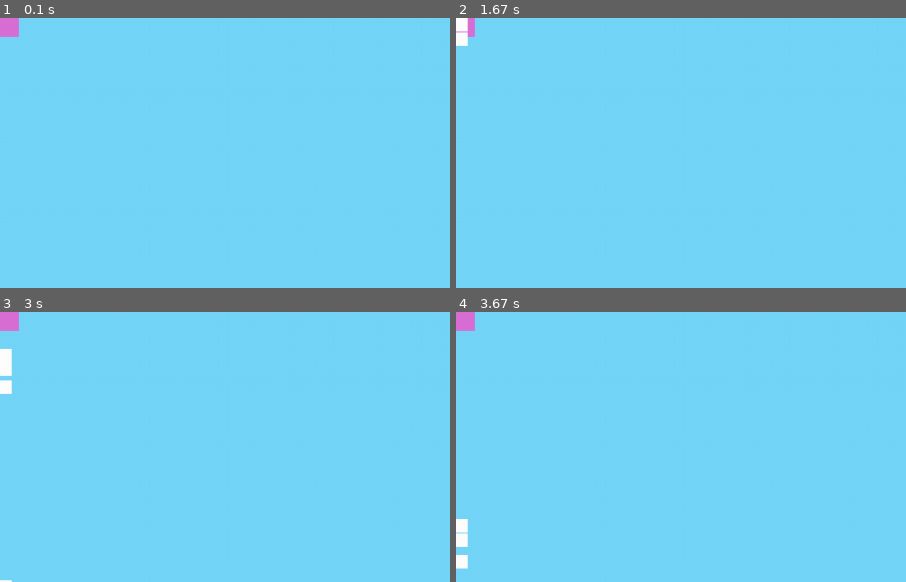
Above: before the commit, frames 1-4 (two rows, left to right).
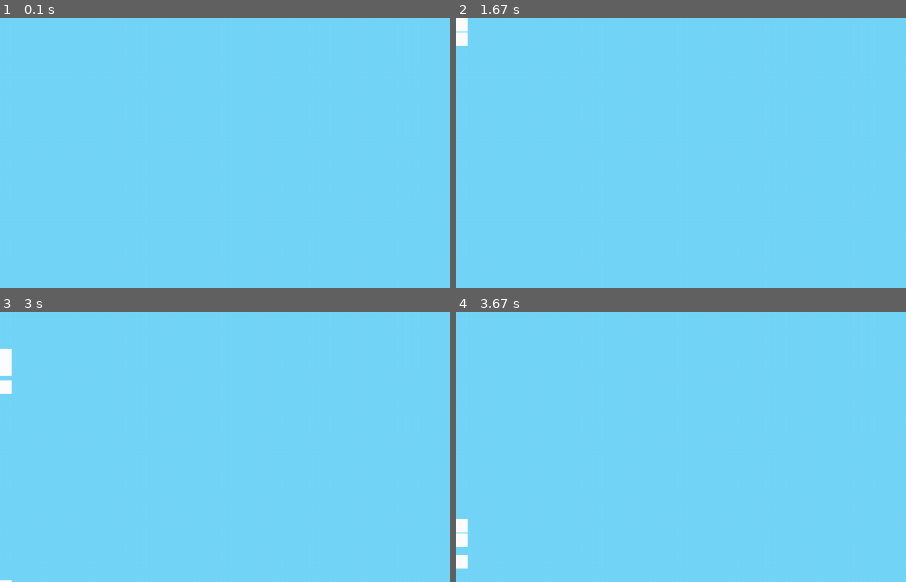
Above: after the commit, the same moments.

Repository: AchoDev/Lumina-Engine
Game: pygame game, started from test2.py
Two runs of this game, one before a commit and one after it. Both use one fixed random seed, a clock stepped at 60 frames per second and the inputs below.
Inputs:
- Up to frame 1 (0.1 s): no input
- Up to frame 2 (1.67 s): tap 0 at 0.33, 0.67 s; tap A at 1.5 s
- Up to frame 3 (3 s): tap A at 2.33 s
- Up to frame 4 (3.67 s): no input
The pictures show only the part of the screen within x 0-50%, y 0-50%; the shares and areas given below are measured in that part.

The runs differ from the first frame. In frame 1, 0.3% of the frame differs, in the area x 0-5%, y 0-8%; in frame 2, 0.1%; in frame 3, 0.3%; in frame 4, 0.3%.

Commit message:
removed debug cube

Diff:
--- a/test2.py
+++ b/test2.py
@@ -20,8 +20,8 @@
 b3 = scene.add_object(Square(0, 3, 10, 1, violet))
 b3.add_component(Boxcollider())
 
-debug_cube = scene.add_object(Square(0, 0, 1, 1, orchid))
-debug_cube.name = 'DEBUG CUBE'
+# debug_cube = scene.add_object(Square(0, 0, 1, 1, orchid))
+# debug_cube.name = 'DEBUG CUBE'
 
 # scene.camera.transform.x = 10
 
@@ -41,7 +41,7 @@
         new.add_component(Rigidbody())
         new.add_component(Boxcollider())
 
-    debug_cube.transform.set_position(mouse_pos)
+    # debug_cube.transform.set_position(mouse_pos)
 
     scene.load()
 
